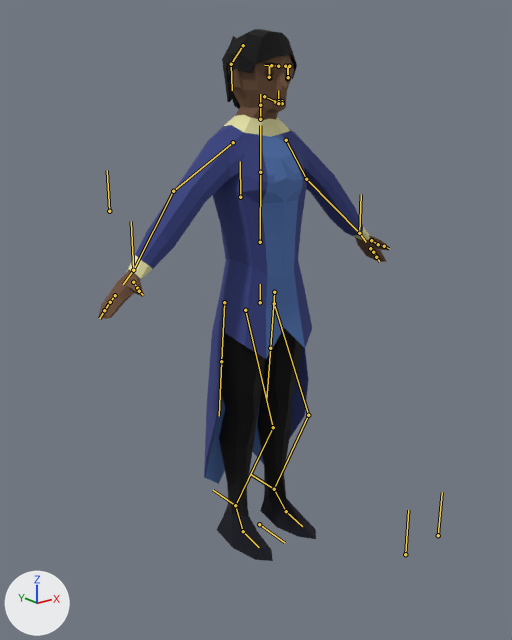
Before and after pictures for a commit that changed the glTF model Party/Thalria/thalria.glb.
The view is the same before and after, from a 50 mm camera at (-1.371, -1.692, 1.437) aimed at (-0.093, -0.095, 0.799). Every picture has the same lights, and +X, +Y and +Z are marked at lower left. The bones that bend it are drawn over the model as lines.

In view in the first picture: 'Clothing', 'Skin'.
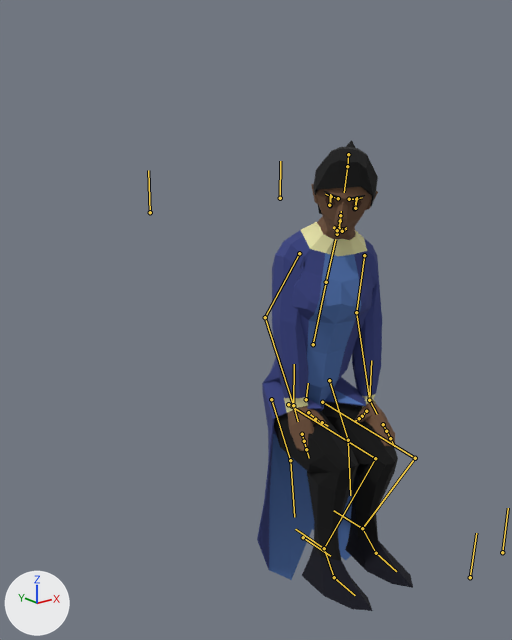
The newer file adds an action. The first version stands in its rest pose; the second is drawn at frame 23 of the action '0cutscene2_0'.

The change in detail:
Bone 'root' (bone_root) moves from (0.0, 0.0, 0.0) to (0.061, 0.159, -0.008).
Bone 'hip' (bone_hip) moves from (0.0, 0.0, 0.0) to (0.0, -0.305, 0.0).
Bone 'hip' (bone_hip) turns from (0, 0, 0) to (8, -22, -3) degrees about its own x, y and z.
Bone 'torso' (bone_torso) turns from (0, 0, 0) to (6, 0, -2) degrees about its own x, y and z.
Bone 'head' (bone_head) turns from (0, 0, 0) to (1, -23, 5) degrees about its own x, y and z.
Bone 'hair1' (bone_hair1) turns from (0, 0, 0) to (-4, 2, -3) degrees about its own x, y and z.
Bone 'upper_arm.R' (bone_upper_arm_r) turns from (0, 0, 0) to (25, -47, 15) degrees about its own x, y and z.
Bone 'middle_arm.R' (bone_middle_arm_r) turns from (0, 0, 0) to (10, 0, 2) degrees about its own x, y and z.
Bone 'hand.R' (bone_hand_r) turns from (0, 0, 0) to (23, -23, -19) degrees about its own x, y and z.
Bone 'thumb_base.R' (bone_thumb_base_r) turns from (0, 0, 0) to (-40, -23, 12) degrees about its own x, y and z.
Bone 'upper_arm.L' (bone_upper_arm_l) turns from (0, 0, 0) to (6, 6, -37) degrees about its own x, y and z.
Bone 'middle_arm.L' (bone_middle_arm_l) turns from (0, 0, 0) to (7, 0, -1) degrees about its own x, y and z.
Bone 'hand.L' (bone_hand_l) turns from (0, 0, 0) to (62, 40, 63) degrees about its own x, y and z.
Bone 'thigh.L' (bone_thigh_l) turns from (0, 0, 0) to (62, -20, 13) degrees about its own x, y and z.
Bone 'calf.L' (bone_calf_l) turns from (0, 0, 0) to (-62, 0, -1) degrees about its own x, y and z.
Bone 'thigh.R' (bone_thigh_r) turns from (0, 0, 0) to (68, -20, 7) degrees about its own x, y and z.
Bone 'calf.R' (bone_calf_r) turns from (0, 0, 0) to (-57, 0, 1) degrees about its own x, y and z.
Bone 'tunic1.L' (bone_tunic1_l) moves from (0.0, 0.0, 0.0) to (-0.003, -0.023, 0.01).
Bone 'tunic1.L' (bone_tunic1_l) turns from (0, 0, 0) to (-34, -5, -13) degrees about its own x, y and z.
Bone 'tunic2.L' (bone_tunic2_l) turns from (0, 0, 0) to (19, 0, 8) degrees about its own x, y and z.
Bone 'tunic1.R' (bone_tunic1_r) moves from (0.0, 0.0, 0.0) to (0.003, 0.023, -0.01).
Bone 'tunic1.R' (bone_tunic1_r) turns from (0, 0, 0) to (-34, -5, -13) degrees about its own x, y and z.
Bone 'tunic2.R' (bone_tunic2_r) turns from (0, 0, 0) to (19, 0, 8) degrees about its own x, y and z.
Bone 'controller.L' (bone_controller_l) moves from (0.0, 0.0, 0.0) to (0.0, -0.214, 0.0).
Bone 'controller.R' (bone_controller_r) moves from (0.0, 0.0, 0.0) to (0.0, -0.214, 0.0).

Changed parts and their boxes (x1, y1, x2, y2) in the pictures (512 x 640 px):
'Clothing', posed (35% narrower, 11% shorter)
    before: (127, 29, 369, 561)
    after: (257, 140, 413, 611)
'Skin', posed (63% narrower)
    before: (99, 55, 389, 319)
    after: (288, 184, 395, 451)
bone 'root', root to tip
    before: (259, 524) to (284, 542)
    after: (303, 537) to (330, 556)
bone 'hip', root to tip
    before: (260, 302) to (260, 284)
    after: (306, 399) to (308, 383)
bone 'torso', root to tip
    before: (260, 242) to (260, 172)
    after: (313, 344) to (326, 282)
bone 'head', root to tip
    before: (260, 105) to (260, 94)
    after: (340, 221) to (341, 211)
bone 'hair1', root to tip
    before: (243, 45) to (231, 64)
    after: (348, 154) to (347, 166)
bone 'upper_arm.R', root to tip
    before: (233, 142) to (173, 191)
    after: (299, 253) to (265, 317)
bone 'middle_arm.R', root to tip
    before: (173, 191) to (133, 270)
    after: (265, 317) to (293, 405)
bone 'hand.R', root to tip
    before: (133, 270) to (123, 284)
    after: (293, 405) to (298, 421)
bone 'thumb_base.R', root to tip
    before: (133, 282) to (137, 288)
    after: (308, 412) to (315, 419)
bone 'upper_arm.L', root to tip
    before: (286, 140) to (306, 179)
    after: (364, 255) to (356, 312)
bone 'middle_arm.L', root to tip
    before: (306, 179) to (359, 233)
    after: (356, 312) to (369, 400)
bone 'hand.L', root to tip
    before: (359, 233) to (366, 242)
    after: (369, 400) to (377, 414)
bone 'thigh.L', root to tip
    before: (274, 303) to (308, 415)
    after: (322, 402) to (415, 458)
bone 'calf.L', root to tip
    before: (308, 415) to (274, 489)
    after: (415, 458) to (362, 528)
bone 'thigh.R', root to tip
    before: (245, 310) to (273, 427)
    after: (288, 404) to (375, 458)
bone 'calf.R', root to tip
    before: (273, 427) to (235, 505)
    after: (375, 458) to (324, 548)
bone 'tunic1.L', root to tip
    before: (274, 292) to (270, 348)
    after: (329, 380) to (348, 440)
bone 'tunic2.L', root to tip
    before: (270, 348) to (266, 400)
    after: (348, 440) to (350, 495)
bone 'tunic1.R', root to tip
    before: (224, 302) to (221, 361)
    after: (271, 399) to (290, 460)
bone 'tunic2.R', root to tip
    before: (221, 361) to (219, 416)
    after: (290, 460) to (294, 517)
bone 'controller.L', root to tip
    before: (274, 489) to (251, 474)
    after: (362, 528) to (333, 510)
bone 'controller.R', root to tip
    before: (235, 505) to (213, 490)
    after: (324, 548) to (295, 529)
